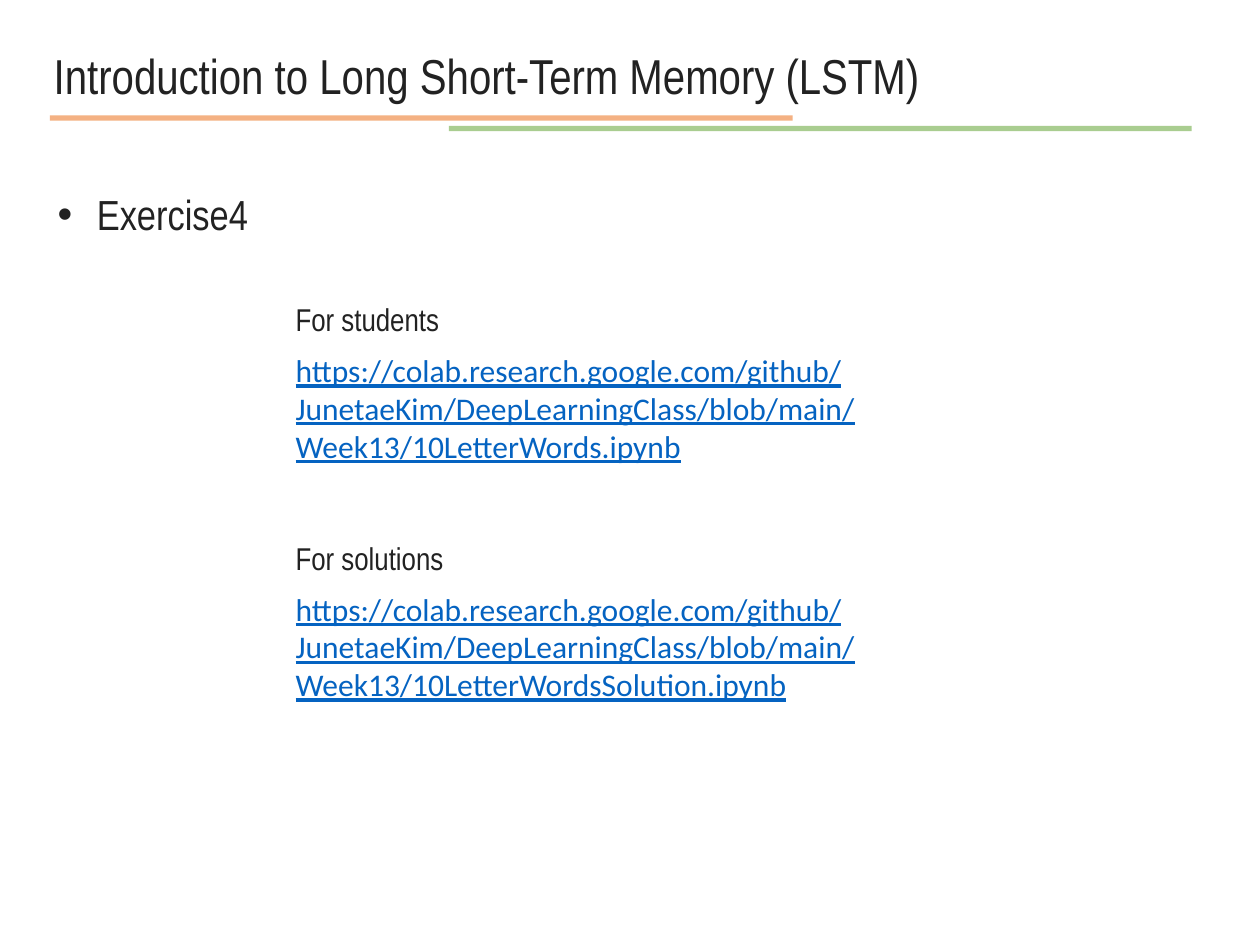
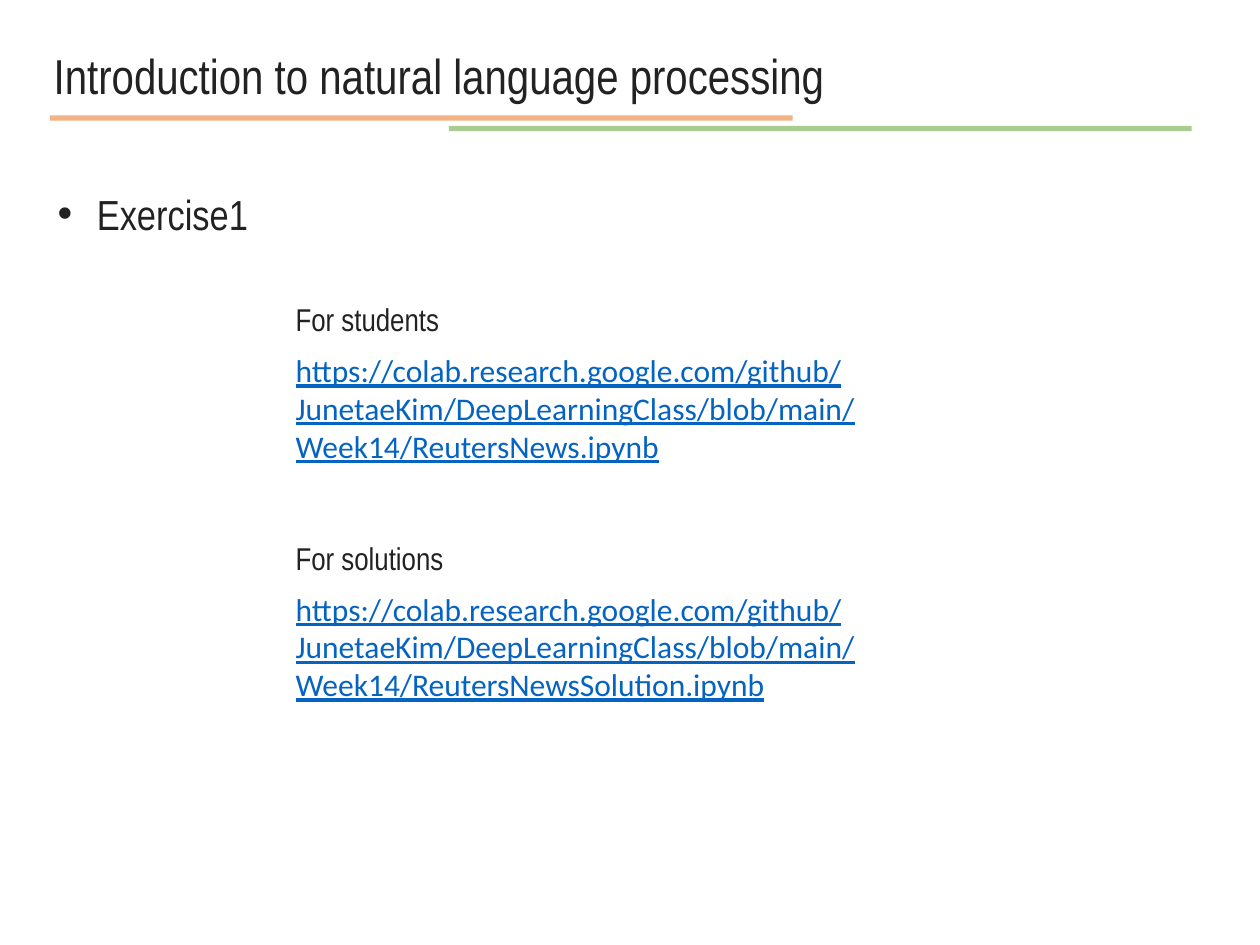
Before and after one commit to JunetaeKim/DeepLearningClass, a slide deck: slide 34 of Week14/week14 natural language processing.pptx (slide 26 before the commit). Drawn at 1260x945 pixels with LibreOffice and Linux fonts; fonts in the diff are those of the drawing. Boxes give left, top, right and bottom in pixels: in the first picture for what was removed or moved away, otherwise in the second. Text is boxed around its words. In the diff, an @@ line names an element or a change of style, - is before the commit and + after.

```diff
--- a/Week14/week14 natural language processing.pptx
+++ b/Week14/week14 natural language processing.pptx
@@ text at [54, 58, 824, 103]: text changed @@
-Introduction to Long Short-Term Memory (LSTM)
+Introduction to natural language processing
@@ text removed at [97, 199, 248, 231] @@
-• Exercise4
@@ text added at [97, 199, 248, 231], 24 pt, text #222222 @@
+• Exercise1
@@ text at [296, 360, 855, 463]: text changed @@
-https://colab.research.google.com/github/JunetaeKim/DeepLearningClass/blob/main/Week13/10LetterWords.ipynb
+https://colab.research.google.com/github/JunetaeKim/DeepLearningClass/blob/main/Week14/ReutersNews.ipynb
@@ text at [296, 599, 855, 702]: text changed @@
-https://colab.research.google.com/github/JunetaeKim/DeepLearningClass/blob/main/Week13/10LetterWordsSolution.ipynb
+https://colab.research.google.com/github/JunetaeKim/DeepLearningClass/blob/main/Week14/ReutersNewsSolution.ipynb
```
Also in this commit, not shown: 8 slides added, 6 other files.
